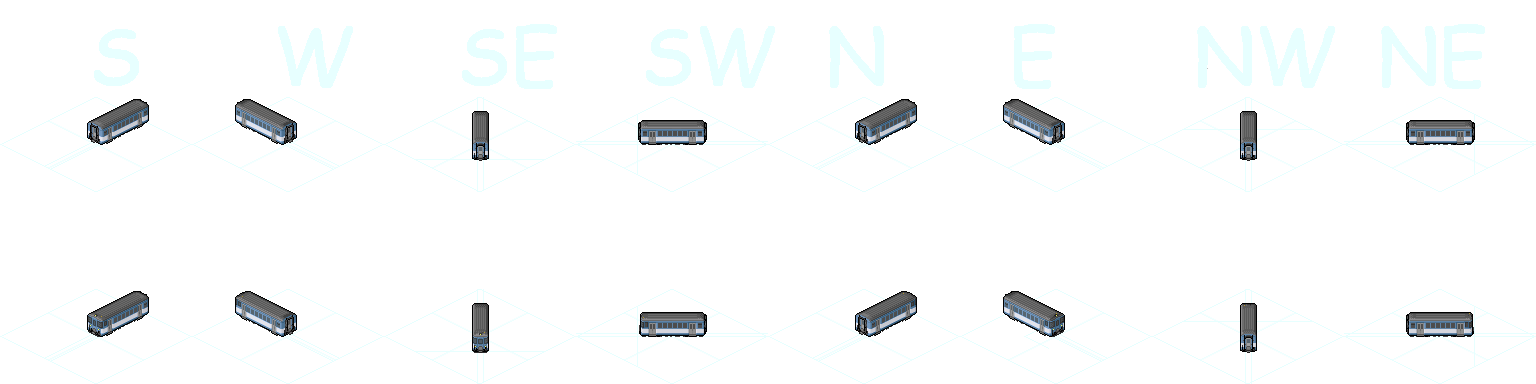
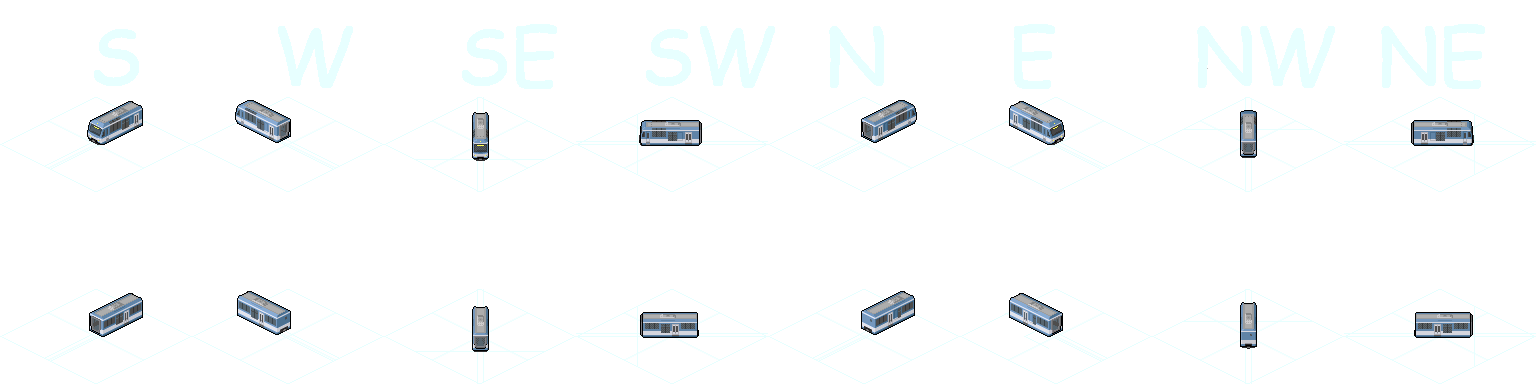
Comparing the layer stacks of the two (1536, 384) images. Changes:
hid "EW I MGB" over bbox(87, 99, 1475, 353)
added layer "Electric 2008 Komet-Kopie copy #1" above "Electric 2008 Komet-Kopie copy" over bbox(87, 100, 1474, 352)
